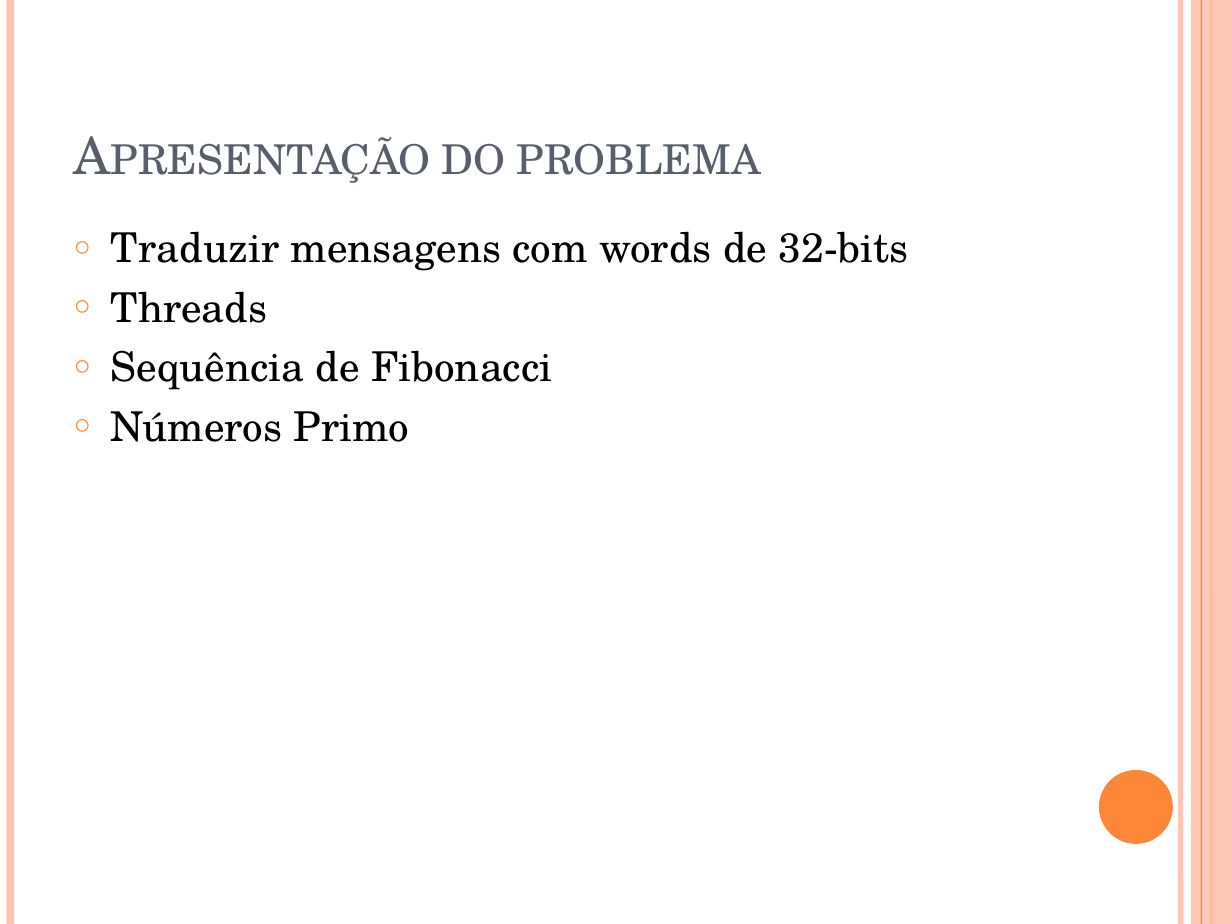
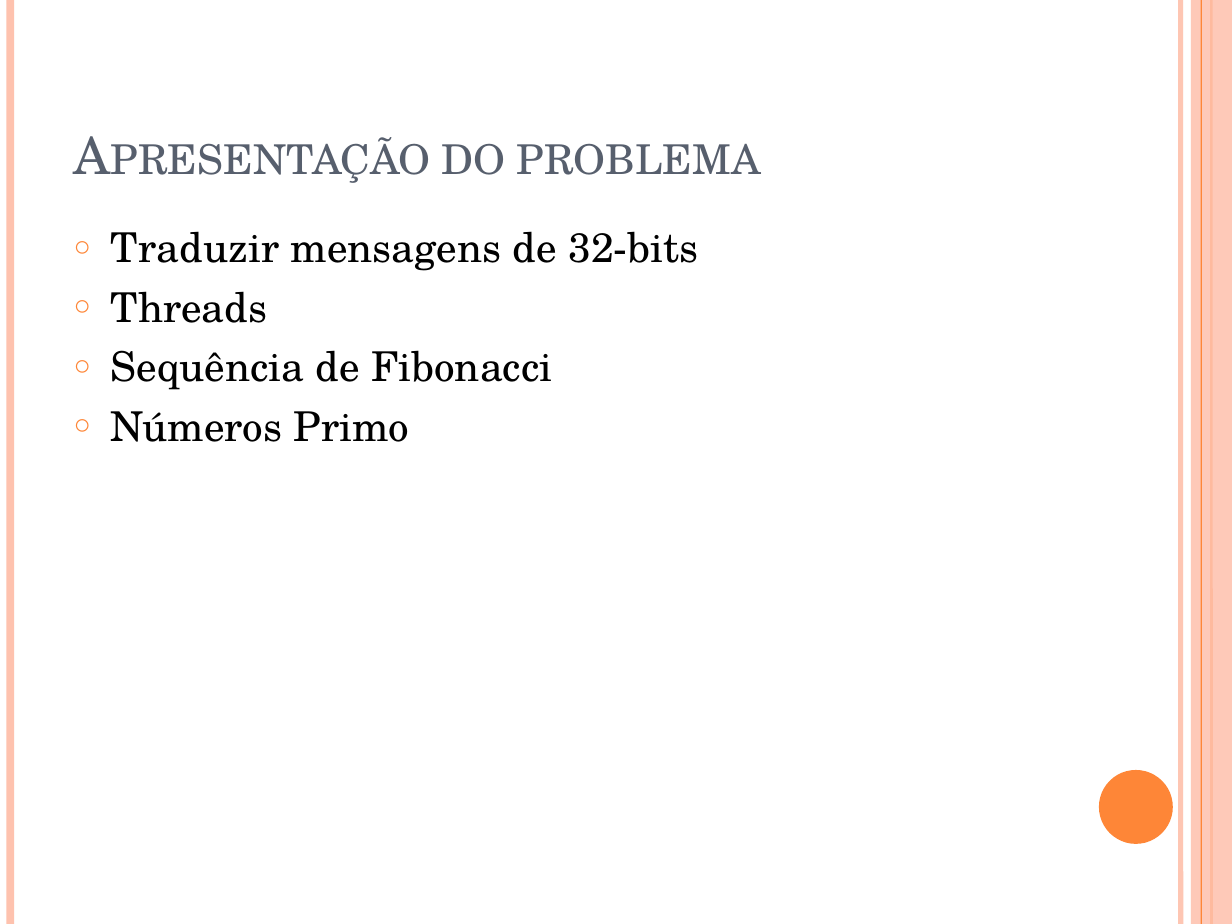
Before and after one commit to marlonprudente/SistemasEmbarcados, a slide deck: slide 2 of Lab2/lab2.pptx. Drawn at 1232x924 pixels with LibreOffice and Linux fonts; fonts in the diff are those of the drawing. Boxes give left, top, right and bottom in pixels: in the first picture for what was removed or moved away, otherwise in the second. Text is boxed around its words. In the diff, an @@ line names an element or a change of style, - is before the commit and + after.

```diff
--- a/Lab2/lab2.pptx
+++ b/Lab2/lab2.pptx
@@ text at (111,231,698,271): text changed @@
-○ Traduzir mensagens com words de 32-bits
+○ Traduzir mensagens de 32-bits
```
Also in this commit, not shown: 3 other slides changed, 1 slide removed, 17 other files.
